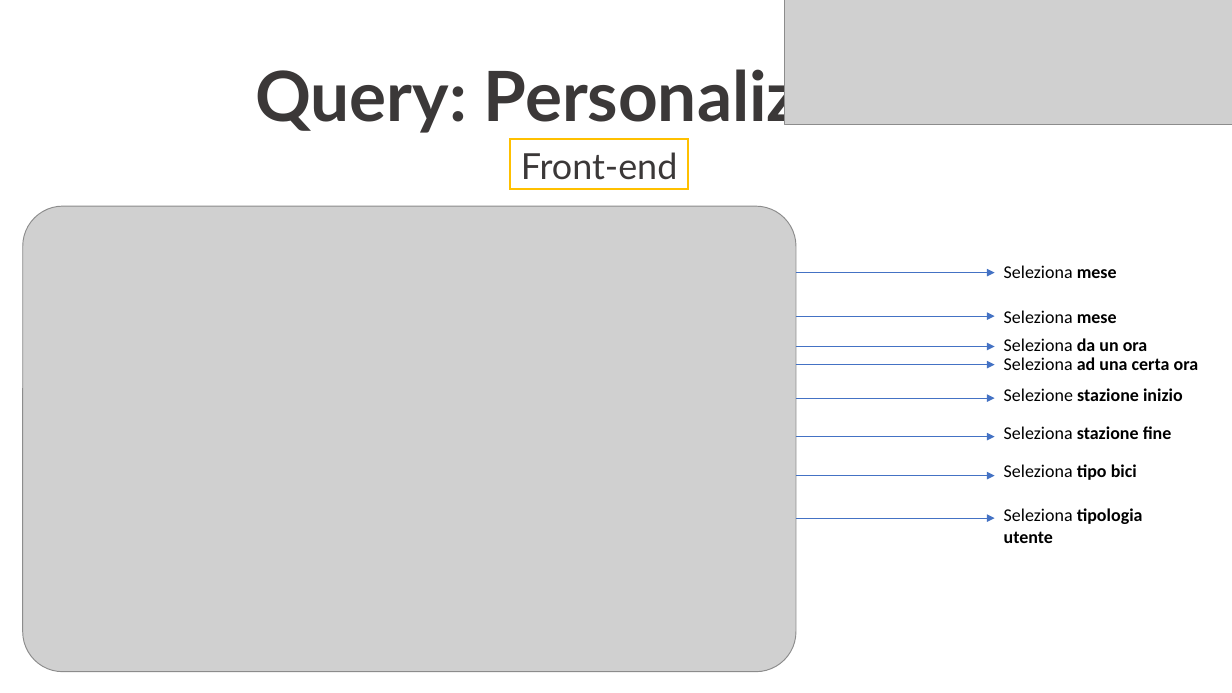
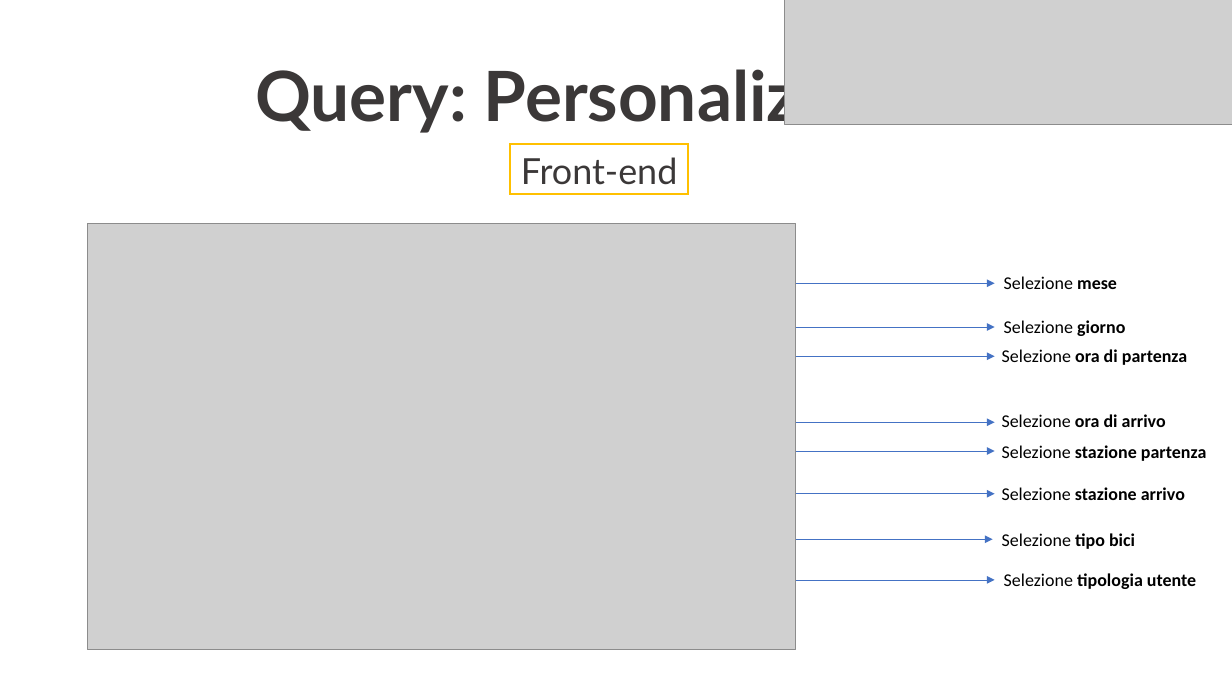
Before and after one commit to Robertales/tripdata-bike-chicago-bd2, a slide deck: slide 13 of presentazione/PresentazioneRobertazziBarberisBD2Final.pptx (slide 10 before the commit). Drawn at 1232x693 pixels with LibreOffice and Linux fonts; fonts in the diff are those of the drawing; grey boxes stand for pictures. Boxes give left, top, right and bottom in pixels: in the first picture for what was removed or moved away, otherwise in the second. Text is boxed around its words. In the diff, an @@ line names an element or a change of style, - is before the commit and + after.

Commit message:
Update-FinalCode&Presentation

```diff
--- a/presentazione/PresentazioneRobertazziBarberisBD2Final.pptx
+++ b/presentazione/PresentazioneRobertazziBarberisBD2Final.pptx
@@ rectangle moved from (x1=510, y1=139, x2=689, y2=189) to (x1=510, y1=144, x2=689, y2=194) @@
@@ text "Front-end" moved from (x1=521, y1=152, x2=677, y2=180) to (x1=521, y1=157, x2=677, y2=185) @@
@@ picture resized from (x1=23, y1=206, x2=797, y2=672) to (x1=87, y1=224, x2=796, y2=650) @@
@@ arrow moved from (796, 273) - (994, 273) to (796, 284) - (994, 284) @@
@@ text at (x1=1004, y1=276, x2=1117, y2=289): text changed @@
-Seleziona mese
+Selezione mese
@@ arrow moved from (796, 316) - (994, 316) to (796, 327) - (994, 327) @@
@@ text at (x1=1004, y1=320, x2=1125, y2=336): text changed @@
-Seleziona mese
+Selezione giorno
@@ arrow moved from (796, 365) - (994, 365) to (796, 357) - (994, 357) @@
@@ text at (x1=1002, y1=349, x2=1187, y2=365): text changed; bold on @@
-Seleziona da un ora
+Selezione ora di partenza
@@ text at (x1=1002, y1=414, x2=1166, y2=427): text changed @@
-Seleziona ad una certa ora
+Selezione ora di arrivo
@@ arrow moved from (796, 398) - (994, 398) to (796, 422) - (994, 422) @@
@@ text at (x1=1002, y1=445, x2=1206, y2=461): text changed @@
-Selezione stazione inizio
+Selezione stazione partenza
@@ arrow moved from (796, 437) - (994, 437) to (796, 451) - (994, 451) @@
@@ arrow moved from (796, 518) - (994, 518) to (796, 494) - (994, 494) @@
@@ text at (x1=1002, y1=487, x2=1185, y2=500): text changed @@
-Seleziona stazione fine
+Selezione stazione arrivo
@@ text at (x1=1002, y1=533, x2=1135, y2=549): text changed @@
-Seleziona tipo bici
+Selezione tipo bici
@@ arrow moved from (796, 476) - (994, 476) to (794, 540) - (993, 540) @@
@@ arrow moved from (796, 347) - (994, 347) to (796, 580) - (994, 580) @@
@@ text at (x1=1004, y1=573, x2=1196, y2=589): text changed @@
-Seleziona tipologia utente
+Selezione tipologia utente
```
Also in this commit, not shown: 10 other slides changed, 1 slide added, 9 other files.
